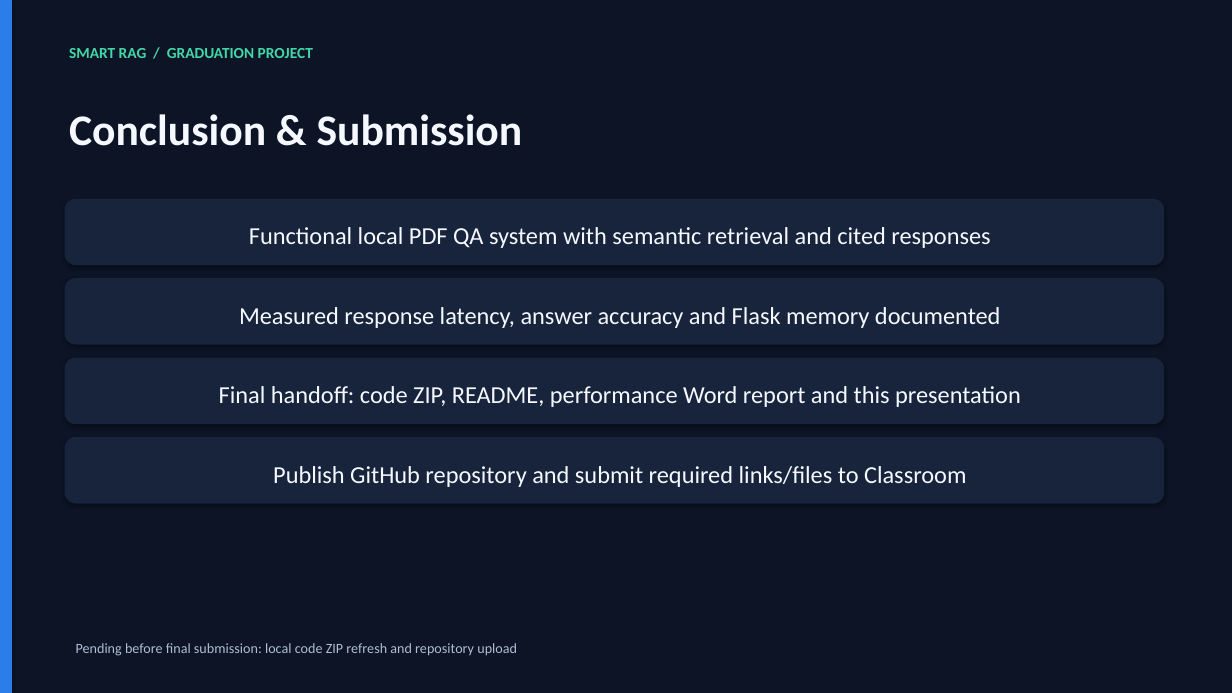
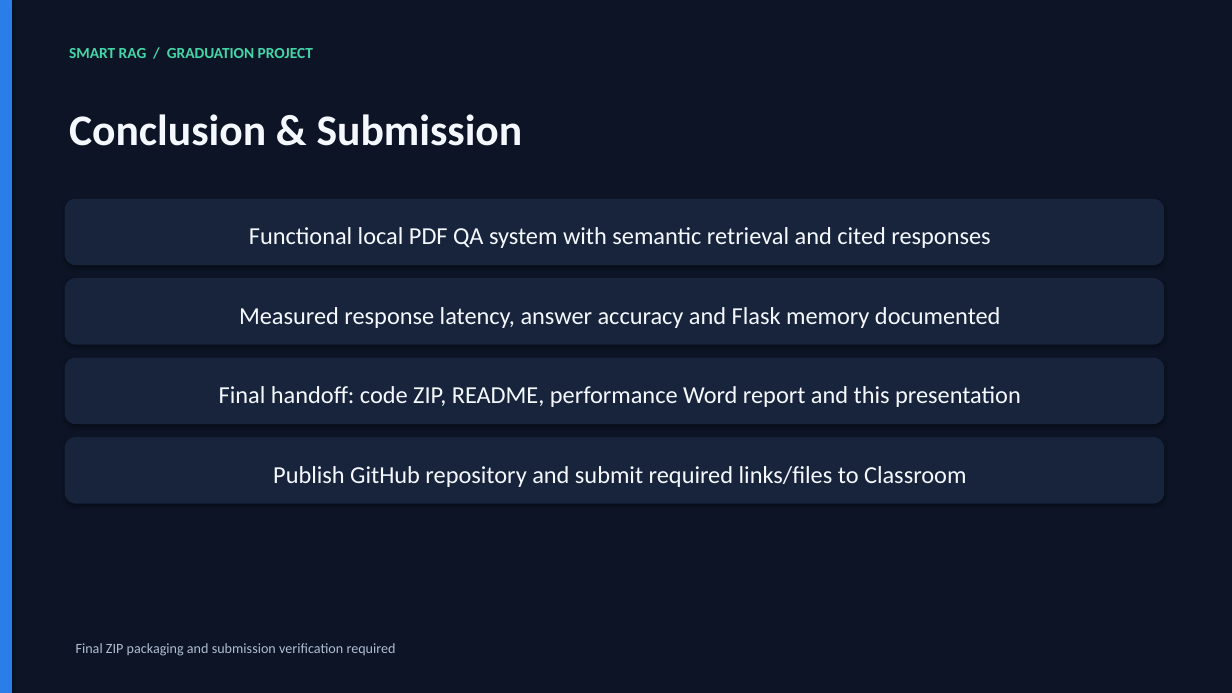
Before and after one commit to AI-obaida/smart-rag-pdf-qa, a slide deck: slide 13 of Presentation/Smart_RAG_Final_Presentation_Updated.pptx. Drawn at 1232x693 pixels with LibreOffice and Linux fonts; fonts in the diff are those of the drawing. Boxes give left, top, right and bottom in pixels: in the first picture for what was removed or moved away, otherwise in the second. Text is boxed around its words. In the diff, an @@ line names an element or a change of style, - is before the commit and + after.

```diff
--- a/Presentation/Smart_RAG_Final_Presentation_Updated.pptx
+++ b/Presentation/Smart_RAG_Final_Presentation_Updated.pptx
@@ text at [76, 643, 396, 656]: text changed @@
-Pending before final submission: local code ZIP refresh and repository upload
+Final ZIP packaging and submission verification required
```
Also in this commit, not shown: 2 other slides changed, 1 slide added, 20 other files.
